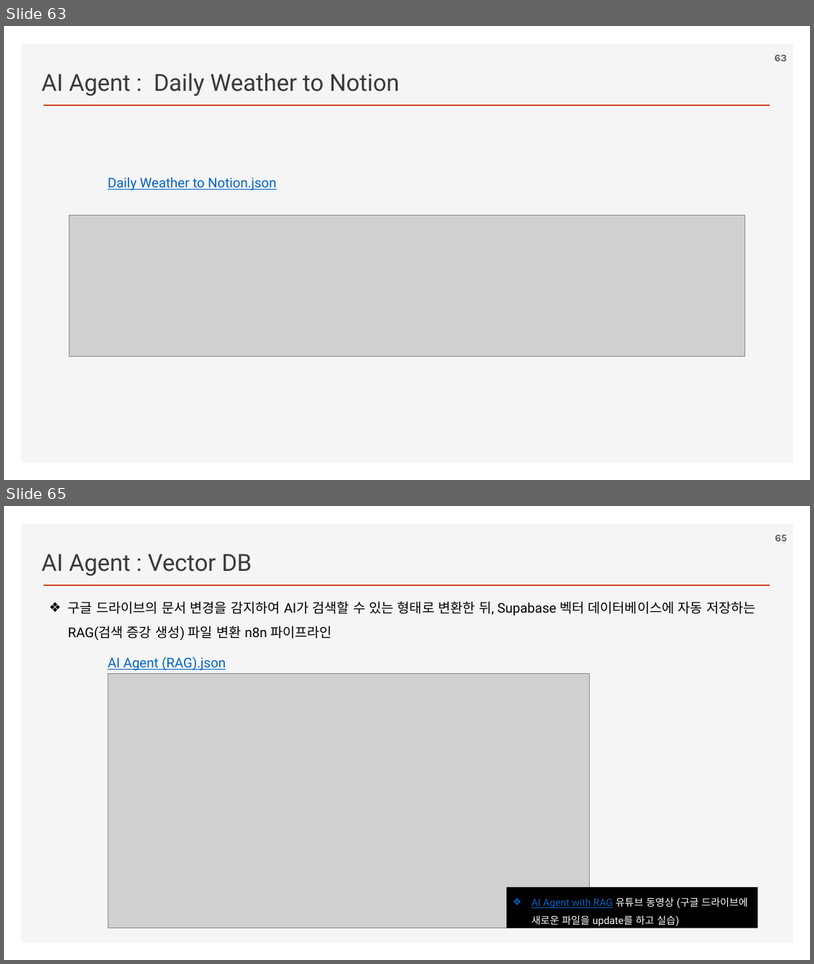
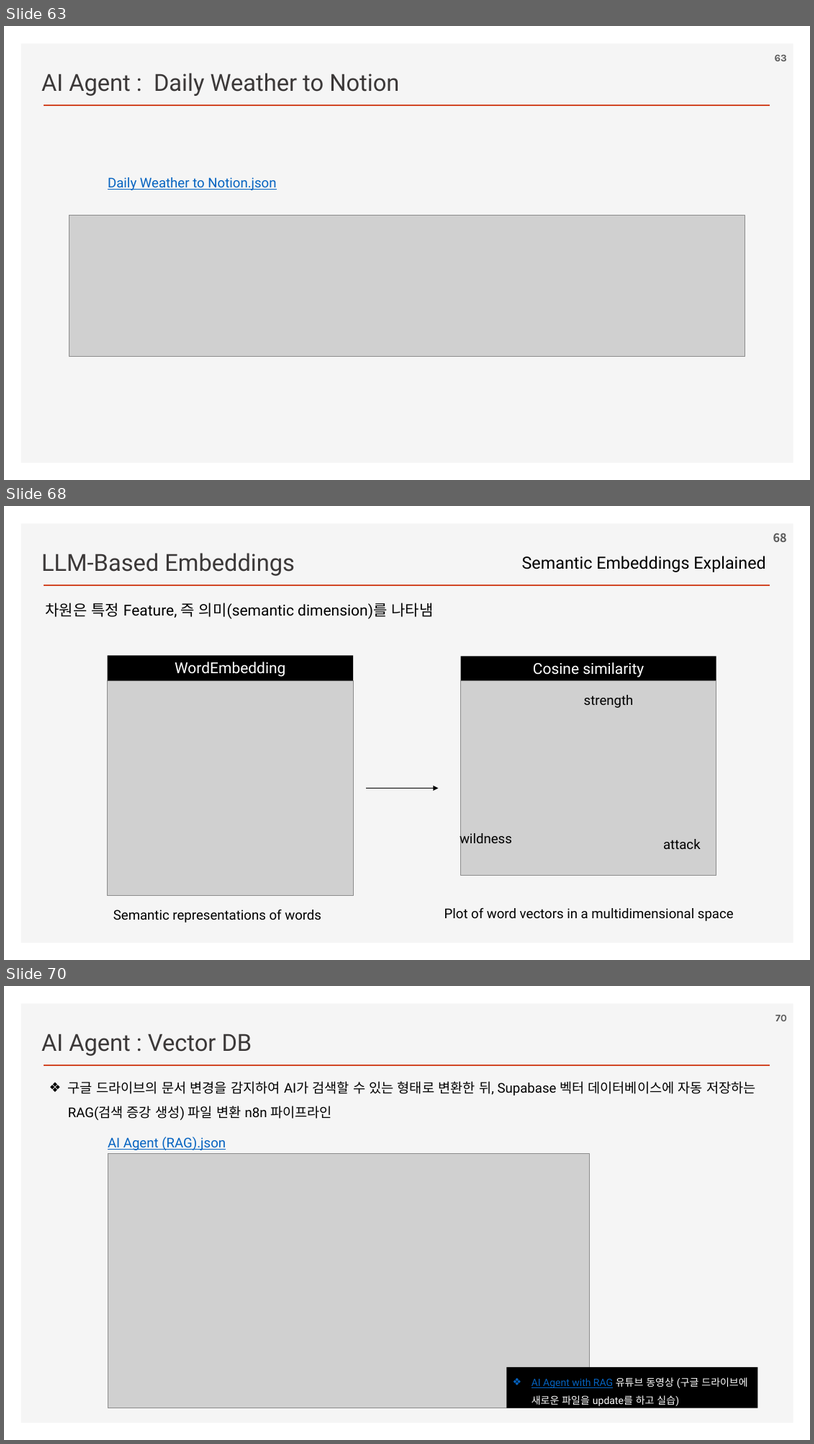
Before and after one commit to ancestor9/2026_Fall_AI-Workflow, a slide deck: PPTs/04_AI Workflow_n8n.pptx. Shown one above the other, each under a label of ours: slides 63 and 65 before the commit, slides 63, 68 and 70 after it; the slides between them are not shown. The pictures are 814x964 and 814x1444 pixels, drawn with LibreOffice and Linux fonts; fonts in the diff are those of the drawing; grey boxes stand for pictures; background and template pictures are left out. Boxes give left, top, right and bottom in pixels: in the first picture for what was removed or moved away, otherwise in the second. Text is boxed around its words. In the diff, an @@ line names an element or a change of style, - is before the commit and + after.

```diff
--- a/PPTs/04_AI Workflow_n8n.pptx
+++ b/PPTs/04_AI Workflow_n8n.pptx
@@ slide 68 added at (4, 506, 810, 960), background #FFFFFF; not listed: 2 template elements that a slide beside it also shows @@
@@ page number added at (774, 533, 787, 542), 14 pt, text #595959, bold @@
+68
@@ text added at (41, 553, 295, 576), 28 pt, text #3B3838 @@
+LLM-Based Embeddings
@@ text added at (522, 556, 766, 572), 20 pt, text #000000 @@
+Semantic Embeddings Explained
@@ text added at (46, 602, 433, 619), 18 pt, text #000000 @@
+차원은 특정 Feature, 즉 의미(semantic dimension)를 나타냄
@@ rectangle added at (108, 656, 354, 681), fill #000000, 18 pt, text #FFFFFF @@
+WordEmbedding
@@ rectangle added at (461, 656, 718, 680), fill #000000, 18 pt, text #FFFFFF @@
+Cosine similarity
@@ picture added at (108, 680, 354, 895) @@
@@ picture added at (460, 681, 717, 875) @@
@@ text added at (584, 695, 634, 708), 16 pt, text #000000 @@
+strength
@@ arrow added from (366, 788) to (438, 788), #000000 0.5 pt @@
@@ text added at (460, 831, 512, 847), 16 pt, text #000000 @@
+wildness
@@ text added at (664, 839, 701, 849), 16 pt, text #000000 @@
+attack
@@ text added at (113, 909, 322, 922), 16 pt, text #000000 @@
+Semantic representations of words
@@ text added at (445, 908, 734, 921), 16 pt, text #000000 @@
+Plot of word vectors in a multidimensional space
@@ what was slide 65 is now slide 70 @@
@@ page number at (776, 1015, 787, 1021): text changed @@
-65
+70
```
Also in this commit, not shown: 5 slides changed, 8 other slides added.
